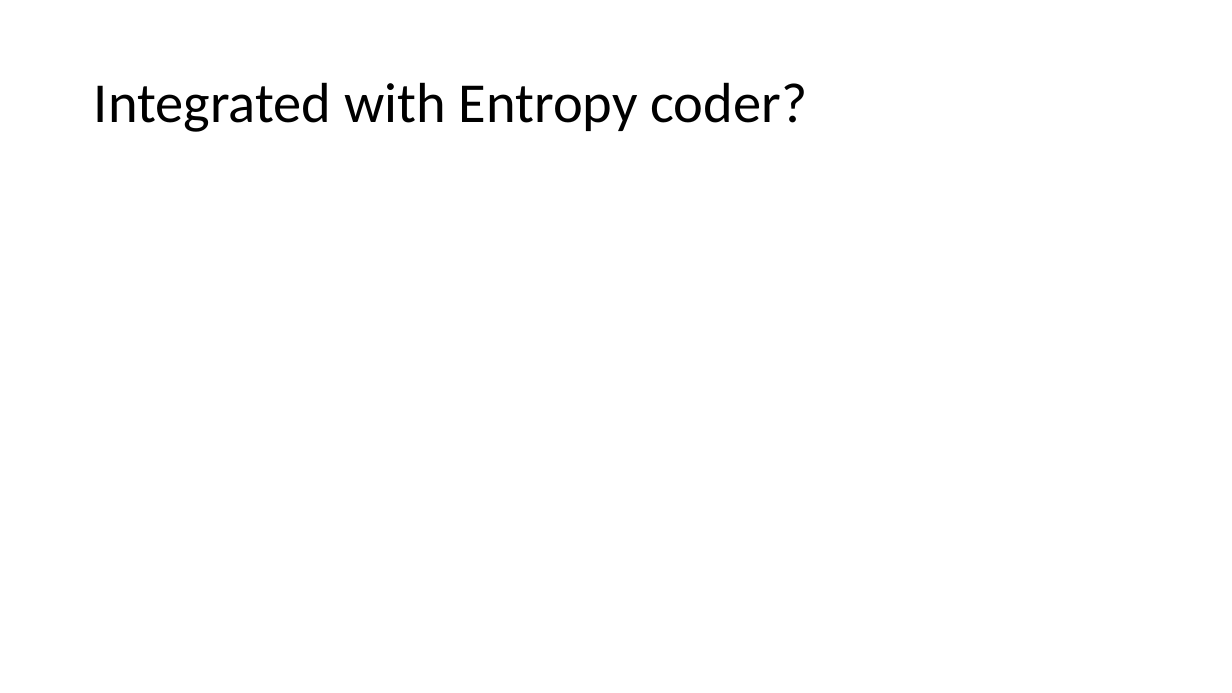
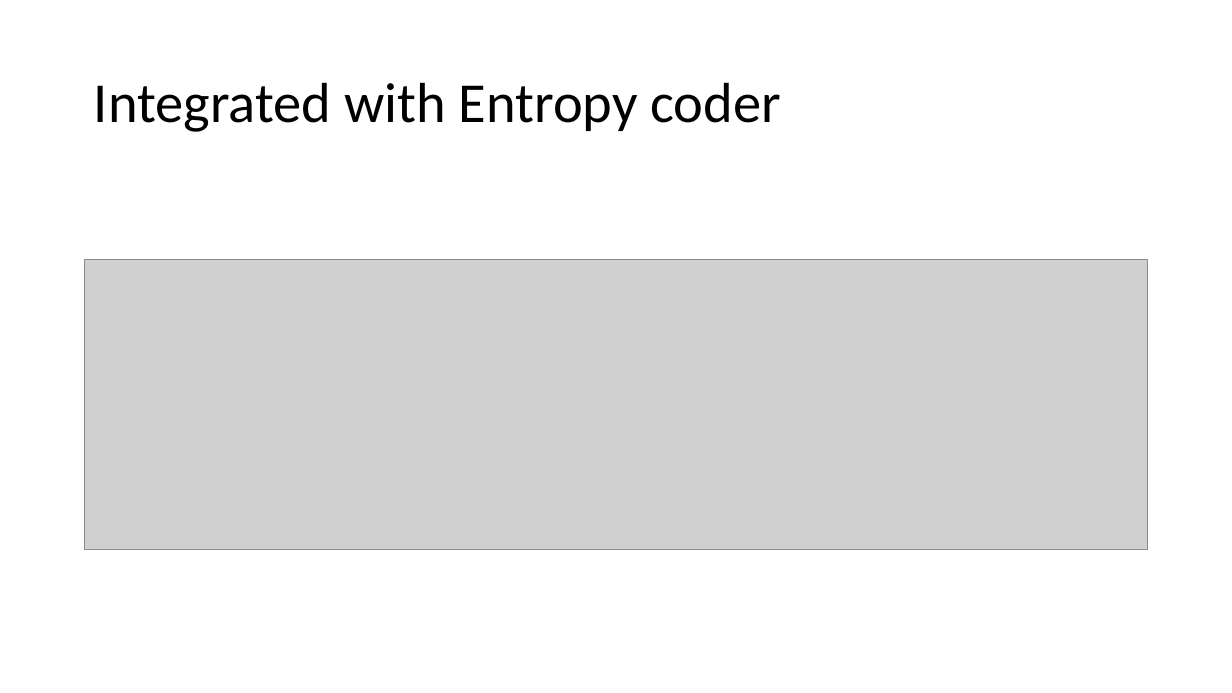
Before and after one commit to lepaulse/fifo, a slide deck: slide 13 of Asynchronous FIFO.pptx. Drawn at 1232x693 pixels with LibreOffice and Linux fonts; fonts in the diff are those of the drawing; grey boxes stand for pictures. Boxes give left, top, right and bottom in pixels: in the first picture for what was removed or moved away, otherwise in the second. Text is boxed around its words. In the diff, an @@ line names an element or a change of style, - is before the commit and + after.

Commit message:
working on  presentation

```diff
--- a/Asynchronous FIFO.pptx
+++ b/Asynchronous FIFO.pptx
@@ title at [94,82,781,132]: text changed @@
-Integrated with Entropy coder?
+Integrated with Entropy coder
@@ picture added at [85,260,1148,550] @@
```
Also in this commit, not shown: 1 other file.
